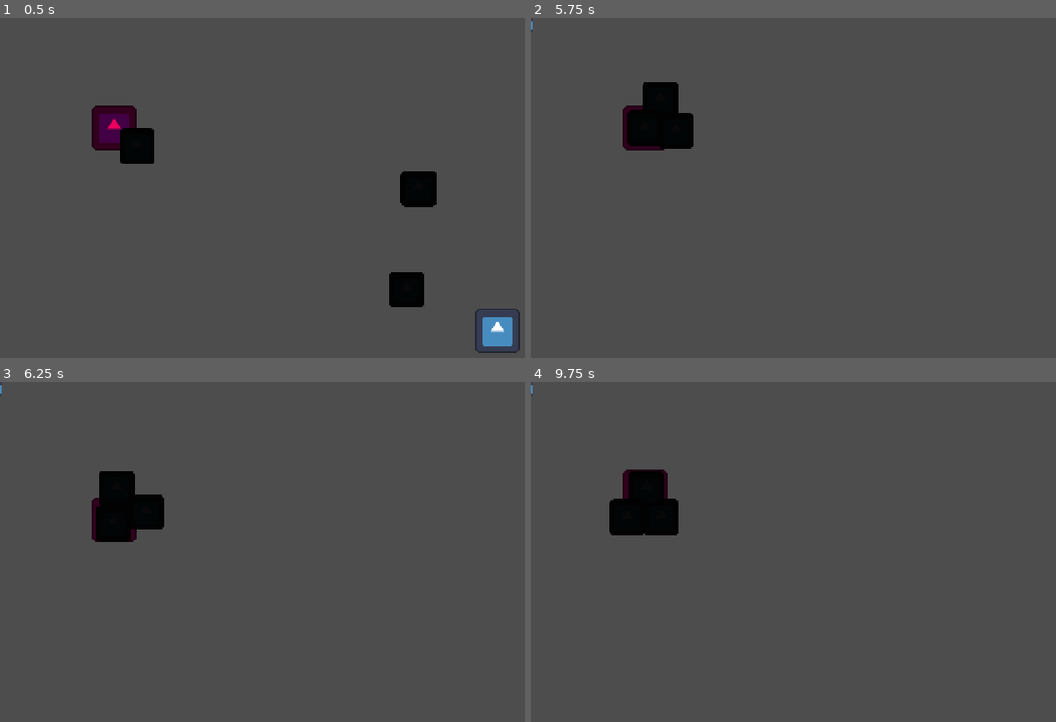
Above: before the commit, frames 1-4 (two rows, left to right).
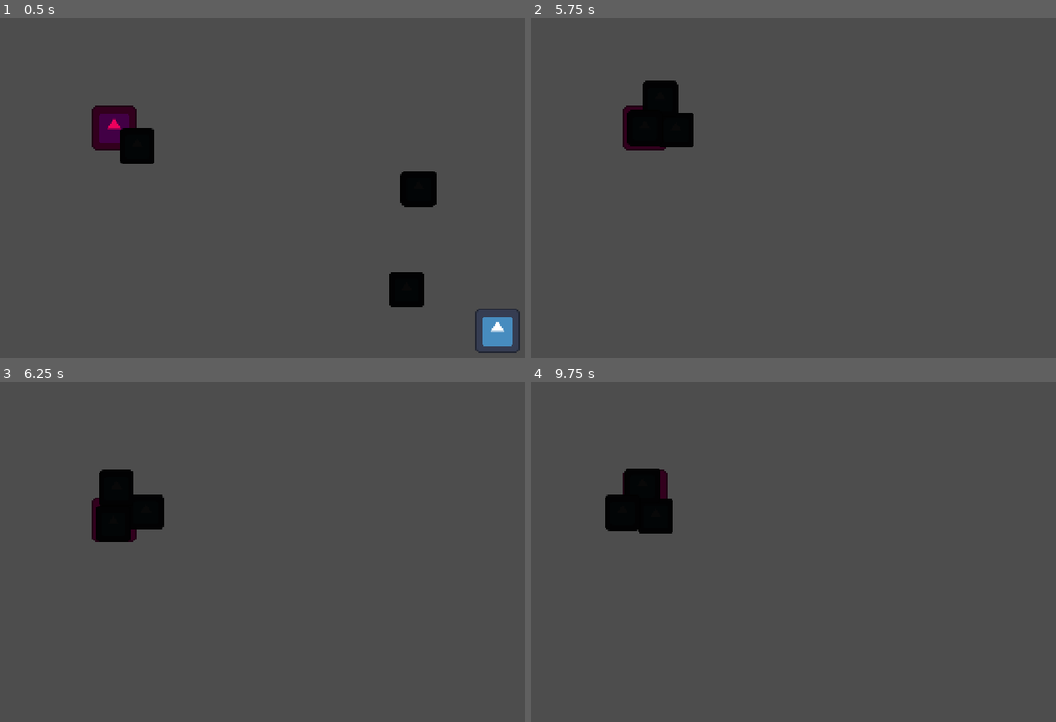
Above: after the commit, the same moments.

Repository: wall-daniel/AbyssalPixelJam9
Game: Godot game, scene res://Scenes/game.tscn
Two runs of this game, one before a commit and one after it. Both use one fixed random seed, a clock stepped at 60 frames per second and the inputs below. The engine's default icon, where the game draws it, is replaced by a stand-in: a white triangle on a blue panel in a dark square.
Inputs:
- Up to frame 1 (0.5 s): no input
- Up to frame 2 (5.75 s): hold Up (p1-up) 0.53-2.03 s; tap Space (zap) at 0.6, 1.55, 2.3, 3.05, 3.8, 4.35, 5.1 s; tap S (p2-down) at 1.35 s; hold Left (p1-left) 2.03-3.53 s; tap A (p2-left) at 2.1 s; tap D (p2-right) at 2.85 s; hold Down (p1-down) 3.53-4.28 s; tap W (p2-up) at 3.6 s; hold Right (p1-right) 4.28-5.03 s; hold Up (p1-up) from 5.03 s (still down)
- Up to frame 3 (6.25 s): release Up (p1-up) at 5.78 s; hold Right (p1-right) from 5.78 s (still down); tap S (p2-down) at 5.85 s; tap Space (zap) at 6.05 s
- Up to frame 4 (9.75 s): tap A (p2-left) at 6.6 s; tap Space (zap) at 6.8, 7.55, 8.3, 8.85, 9.6 s; tap Enter at 7.25 s; tap D (p2-right) at 7.35 s; release Right (p1-right) at 8.03 s; hold Down (p1-down) 8.03-8.78 s; tap W (p2-up) at 8.1 s; hold Left (p1-left) 8.78-9.53 s; hold Up (p1-up) from 9.53 s (still down)

Frame 1 is identical in both runs. In frame 2, less than 0.1% of the frame differs, in the area x 0-31%, y 0-39%; in frame 3, less than 0.1%; in frame 4, 0.5%, in the area x 0-29%, y 0-46%.
Error after the commit: Invalid access to property or key 'shape' on a base object of type 'Sprite2D'. (res://Scripts/game.gd:10)

Commit message:
added killing

Diff:
--- a/Scripts/enemy.gd
+++ b/Scripts/enemy.gd
@@ -1,6 +1,7 @@
 extends CharacterBody2D
 
 const SPEED = 100
+@export var health = 1
 
 func _physics_process(_delta):
 	var direction = find_closest() - global_position
@@ -16,3 +17,8 @@
 		closest_player = players[1]
 
 	return closest_player.global_position
+
+func hit():
+	health -= 1
+	if health == 0:
+		queue_free()
--- a/Scripts/game.gd
+++ b/Scripts/game.gd
@@ -7,8 +7,8 @@
 
 func zap():
 	var instance = lightning.instantiate()
-	instance.get_child(1).shape.a = player_1.global_position
-	instance.get_child(1).shape.b = player_2.global_position
+	instance.get_child(0).shape.a = player_1.global_position
+	instance.get_child(0).shape.b = player_2.global_position
 	add_child(instance)
 
 
--- a/Scripts/lightning.gd
+++ b/Scripts/lightning.gd
@@ -2,4 +2,5 @@
 
 
 func _on_body_entered(body):
-	print("ZAP")
+	if body.has_method("hit"):
+		body.hit()
